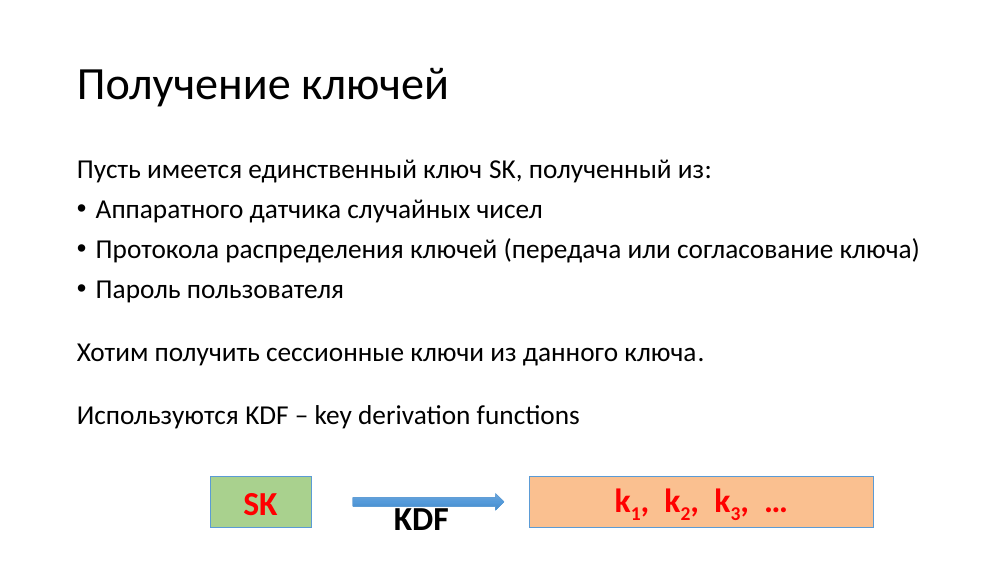
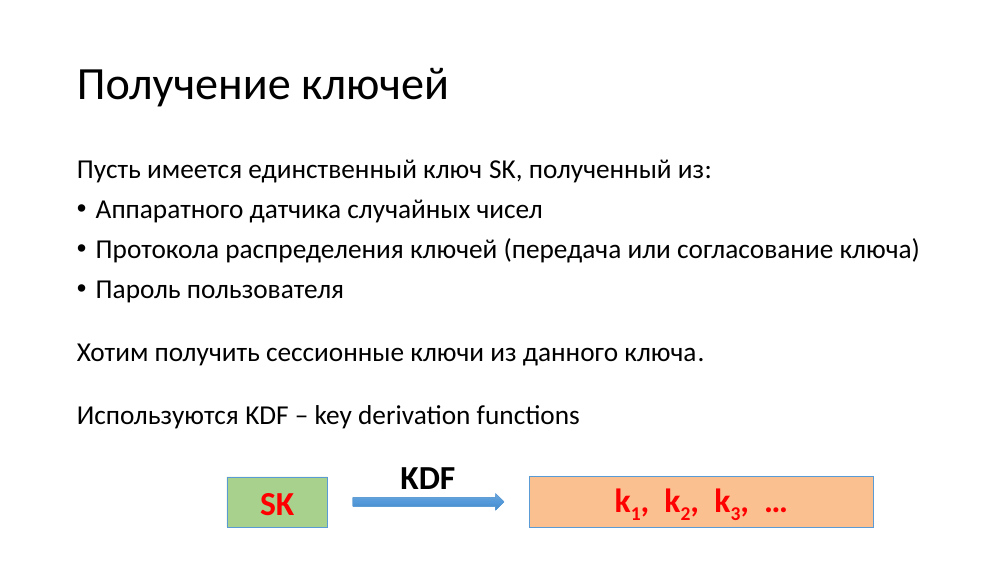
Before and after one commit to GeorgyFirsov-s-forks/CryptoLectures, a slide deck: slide 35 of Lectures/Lecture11.pptx (slide 34 before the commit). Drawn at 1008x567 pixels with LibreOffice and Linux fonts; fonts in the diff are those of the drawing. Boxes give left, top, right and bottom in pixels: in the first picture for what was removed or moved away, otherwise in the second. Text is boxed around its words. In the diff, an @@ line names an element or a change of style, - is before the commit and + after.

```diff
--- a/Lectures/Lecture11.pptx
+++ b/Lectures/Lecture11.pptx
@@ rectangle "SK": place and size @@
-rectangle "SK" at bbox=[210, 477, 311, 528]
+rectangle "SK" at bbox=[227, 477, 327, 528]
@@ text "KDF" rewrapped from bbox=[394, 503, 449, 530] to bbox=[400, 467, 455, 498] @@
```
Also in this commit, not shown: 3 other slides changed, 3 slides added, 1 other file.
